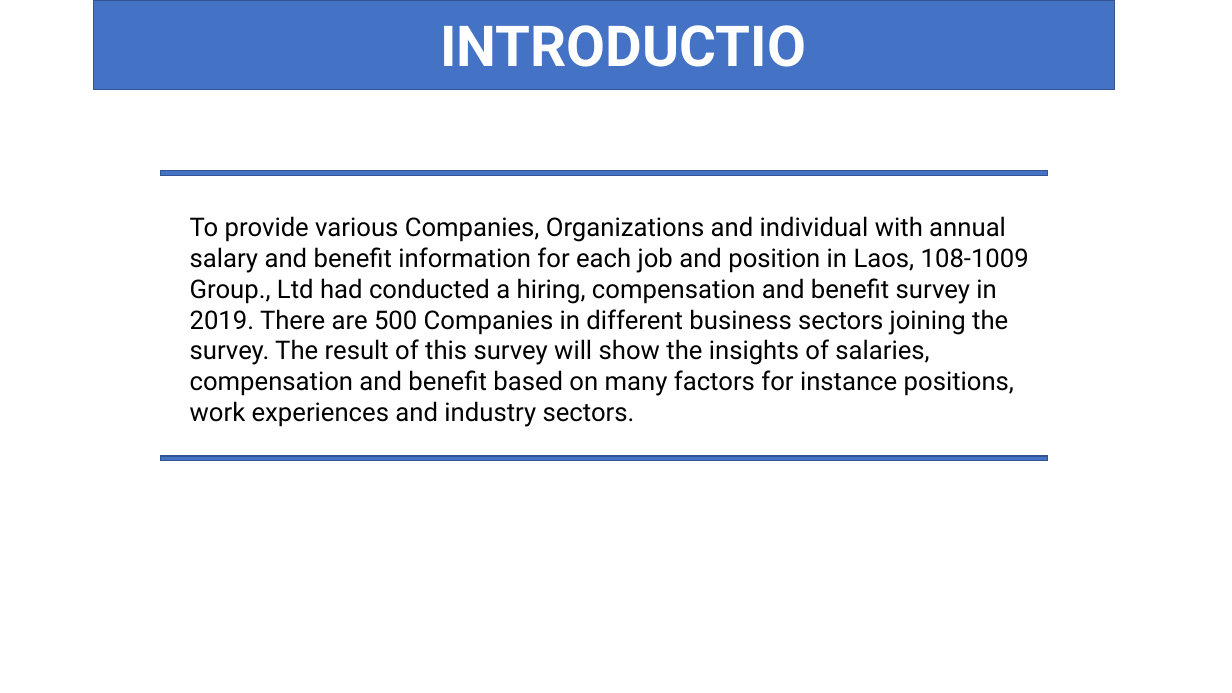
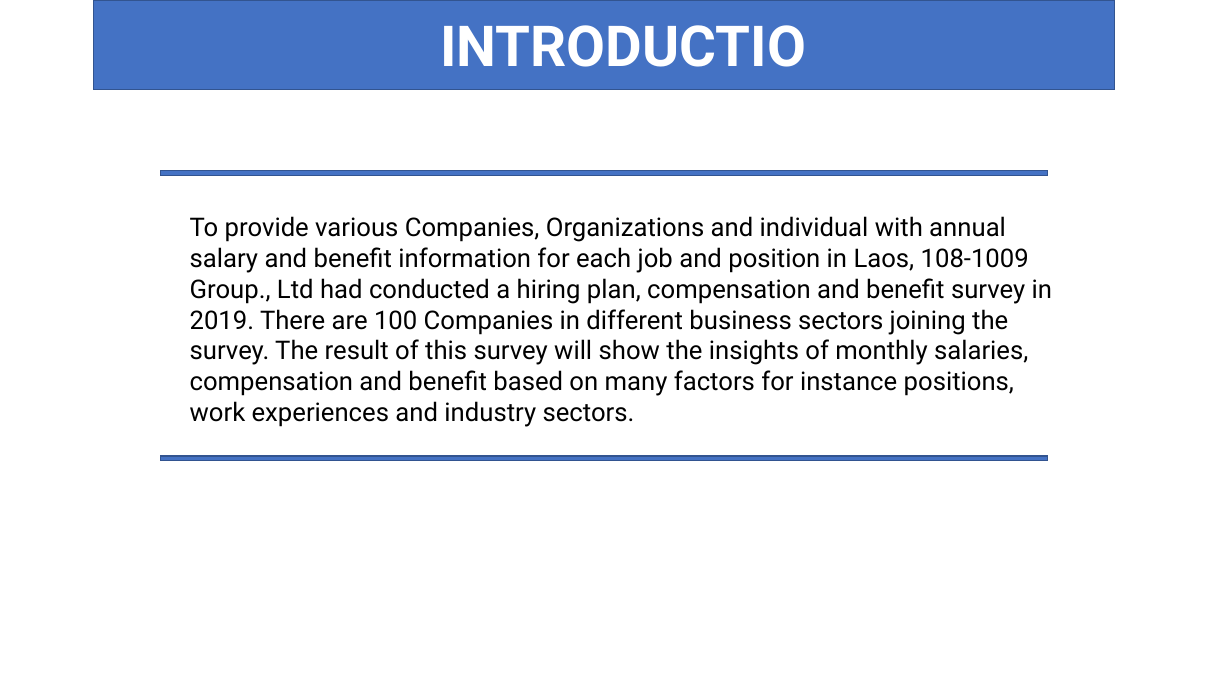
Before and after one commit to Phoud/108salarysurvey2, a slide deck: slide 2 of Presentation/Presentation.pptx. Drawn at 1232x693 pixels with LibreOffice and Linux fonts; fonts in the diff are those of the drawing; background and template pictures are left out. Boxes give left, top, right and bottom in pixels: in the first picture for what was removed or moved away, otherwise in the second. Text is boxed around its words. In the diff, an @@ line names an element or a change of style, - is before the commit and + after.

```diff
--- a/Presentation/Presentation.pptx
+++ b/Presentation/Presentation.pptx
@@ text at box(190, 216, 1052, 427): text changed @@
-To provide various Companies, Organizations and individual with annual salary and benefit information for each job and position in Laos, 108-1009 Group., Ltd had conducted a hiring, compensation and benefit survey in 2019. There are 500 Companies in different business sectors joining the survey. The result of this survey will show the insights of salaries, compensation and benefit based on many factors for instance positions, work experiences and industry sectors.
+To provide various Companies, Organizations and individual with annual salary and benefit information for each job and position in Laos, 108-1009 Group., Ltd had conducted a hiring plan, compensation and benefit survey in 2019. There are 100 Companies in different business sectors joining the survey. The result of this survey will show the insights of monthly salaries, compensation and benefit based on many factors for instance positions, work experiences and industry sectors.
```
Also in this commit, not shown: 8 other slides changed, 3 slides added, 1 slide removed, 2 other files.
